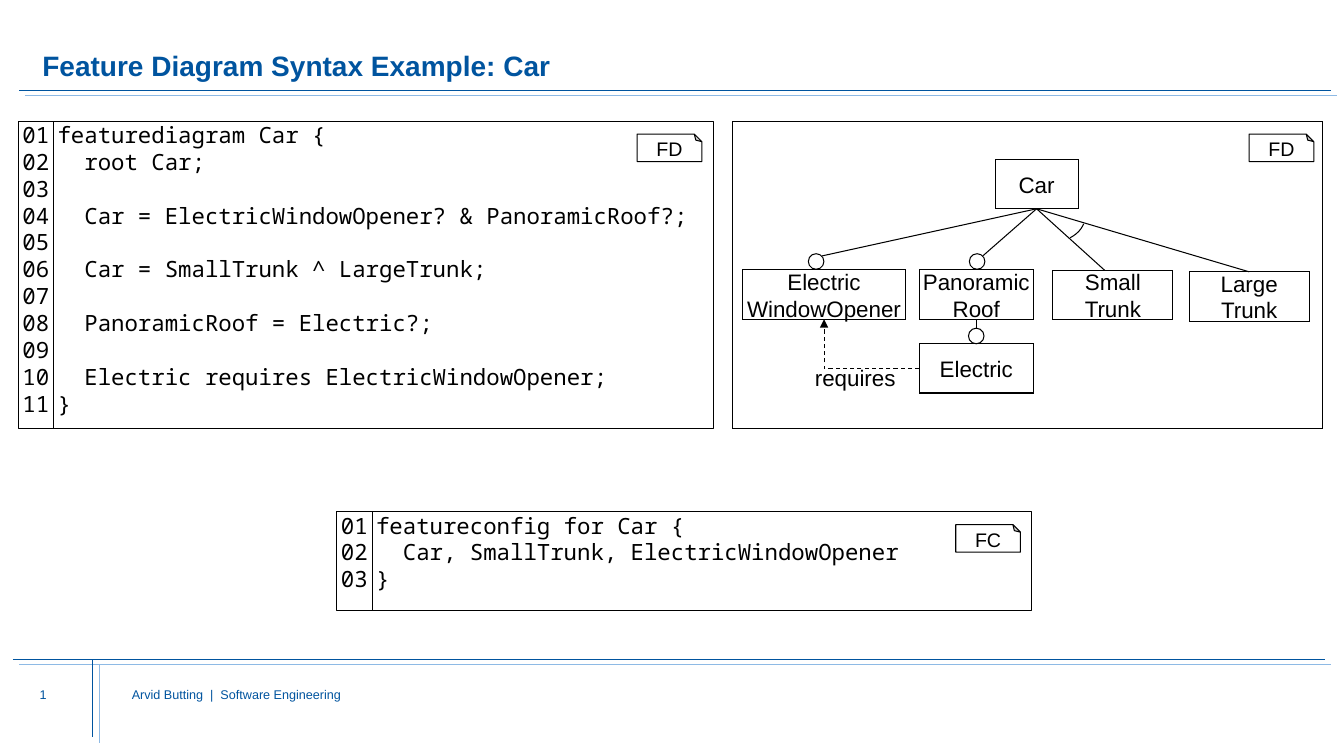
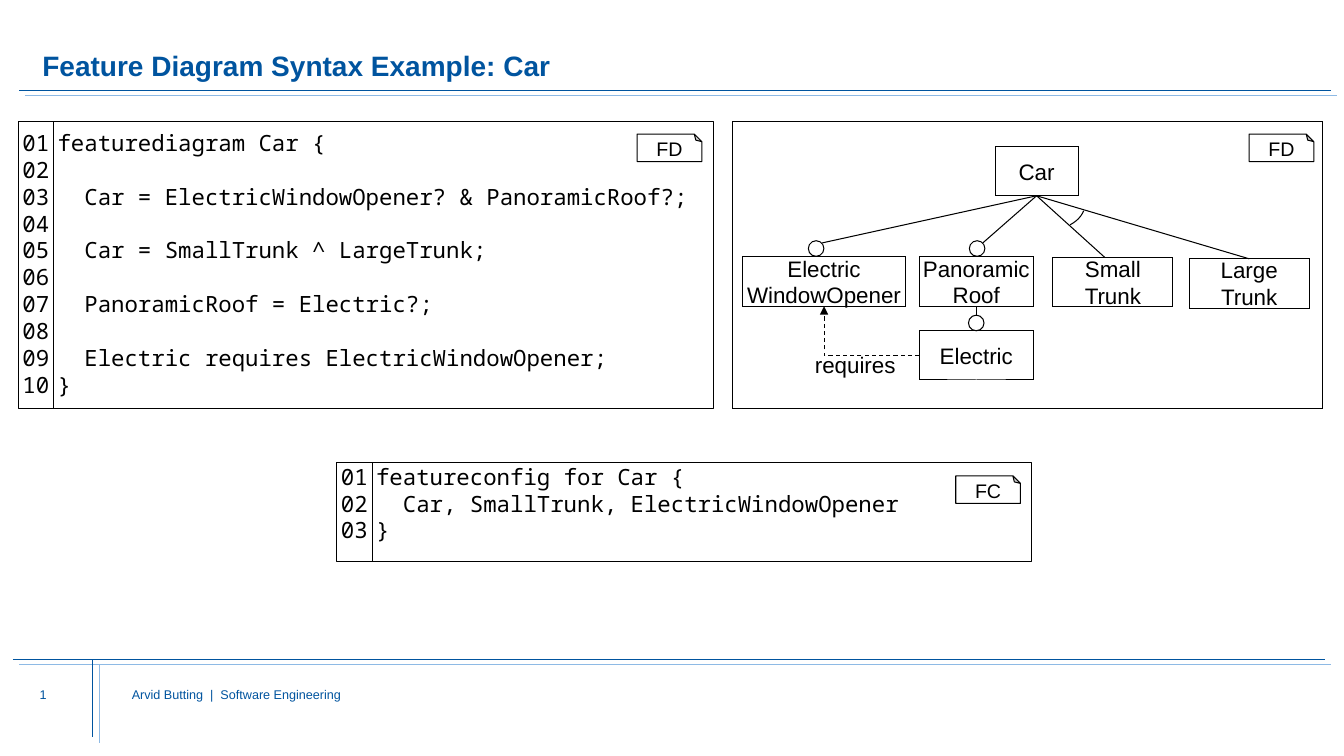
Before and after one commit to MontiCore/feature-diagram, a slide deck: slide 1 of doc/SyntaxExamples.pptx. Drawn at 1344x756 pixels with LibreOffice and Linux fonts; fonts in the diff are those of the drawing; background and template pictures are left out. Boxes give left, top, right and bottom in pixels: in the first picture for what was removed or moved away, otherwise in the second. Text is boxed around its words. In the diff, an @@ line names an element or a change of style, - is before the commit and + after.

```diff
--- a/doc/SyntaxExamples.pptx
+++ b/doc/SyntaxExamples.pptx
@@ rectangle "01": place and size @@
-rectangle "01" at <box>18,121,53,429</box>
+rectangle "01" at <box>18,121,53,408</box>
@@ text "featurediagram Car {": place and size @@
-text "featurediagram Car {" at <box>53,121,713,429</box>
+text "featurediagram Car {" at <box>53,121,713,408</box>
@@ rectangle: place and size @@
-rectangle at <box>733,121,1324,429</box>
+rectangle at <box>733,121,1324,408</box>
@@ text at <box>84,153,205,173</box>: paragraph removed @@
-root Car;
@@ 6 rectangles, 5 lines, 3 ellipses, 1 text, 1 arc (boxed as its full ellipse), 1 elbow arrow: place and size @@
-6 rectangles, 5 lines, 3 ellipses, 1 text, 1 arc (boxed as its full ellipse), 1 elbow arrow at <box>743,159,1310,393</box>
+6 rectangles, 5 lines, 3 ellipses, 1 text, 1 arc (boxed as its full ellipse), 1 elbow arrow at <box>743,146,1310,380</box>
@@ text in rectangle at <box>22,396,49,412</box>: paragraph removed @@
-11
@@ 2 rectangles, 1 folded corner: place and size @@
-2 rectangles, 1 folded corner at <box>337,512,1031,611</box>
+2 rectangles, 1 folded corner at <box>337,463,1031,562</box>
```
Also in this commit, not shown: 2 other files.
